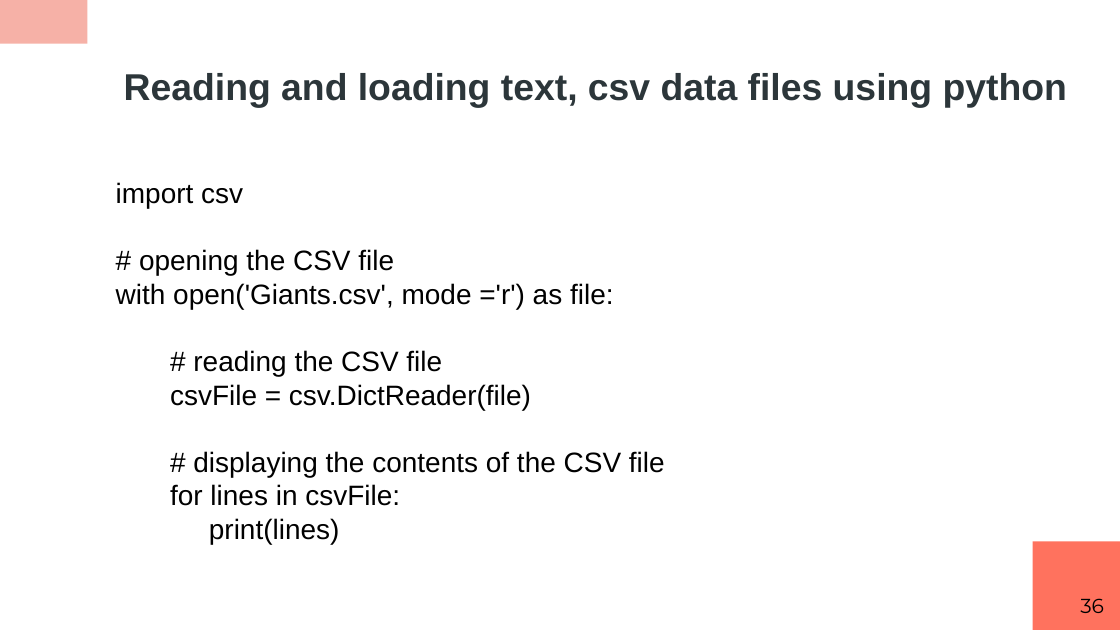
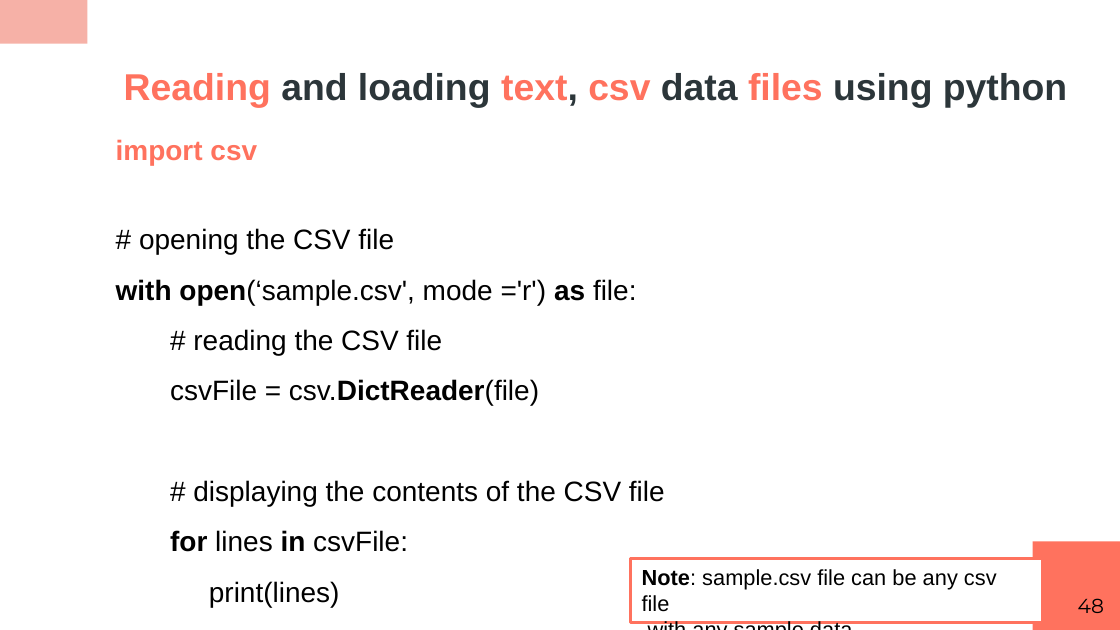
Before and after one commit to RashmivernekarN/ai_with_python_keonics, a slide deck: slide 48 of module2/ppt/Python Scripting.pptx (slide 36 before the commit). Drawn at 1120x630 pixels with LibreOffice and Linux fonts; fonts in the diff are those of the drawing. Boxes give left, top, right and bottom in pixels: in the first picture for what was removed or moved away, otherwise in the second. Text is boxed around its words. In the diff, an @@ line names an element or a change of style, - is before the commit and + after.

```diff
--- a/module2/ppt/Python Scripting.pptx
+++ b/module2/ppt/Python Scripting.pptx
@@ title "Reading and loading text, csv ..." at (124, 73, 1067, 108): text colour #2C363A to #FF725E in "Reading text, csv files" @@
@@ text "import csv": place and size @@
-text "import csv" at (116, 182, 665, 544)
+text "import csv" at (116, 139, 665, 607)
@@ text at (116, 139, 665, 607): text colour #000000 to #FF725E in "import csv"; bold on in "import csv", "csv.DictReader(file)", "for in"; line spacing 1 to 1.5 @@
@@ text at (116, 279, 637, 305): text changed @@
-with open('Giants.csv', mode ='r') as file:
+with open(‘sample.csv', mode ='r') as file:
@@ rectangle added at (631, 559, 1042, 623), fill #FFFFFF, outline #FF725E 2 pt, 14 pt, text #000000 @@
+Note: sample.csv file can be any csv file
+with any sample data
@@ page number at (1078, 598, 1104, 613): text changed @@
-36
+48
```
Also in this commit, not shown: 27 other slides changed, 39 slides added, 4 slides removed, 4 other files.
